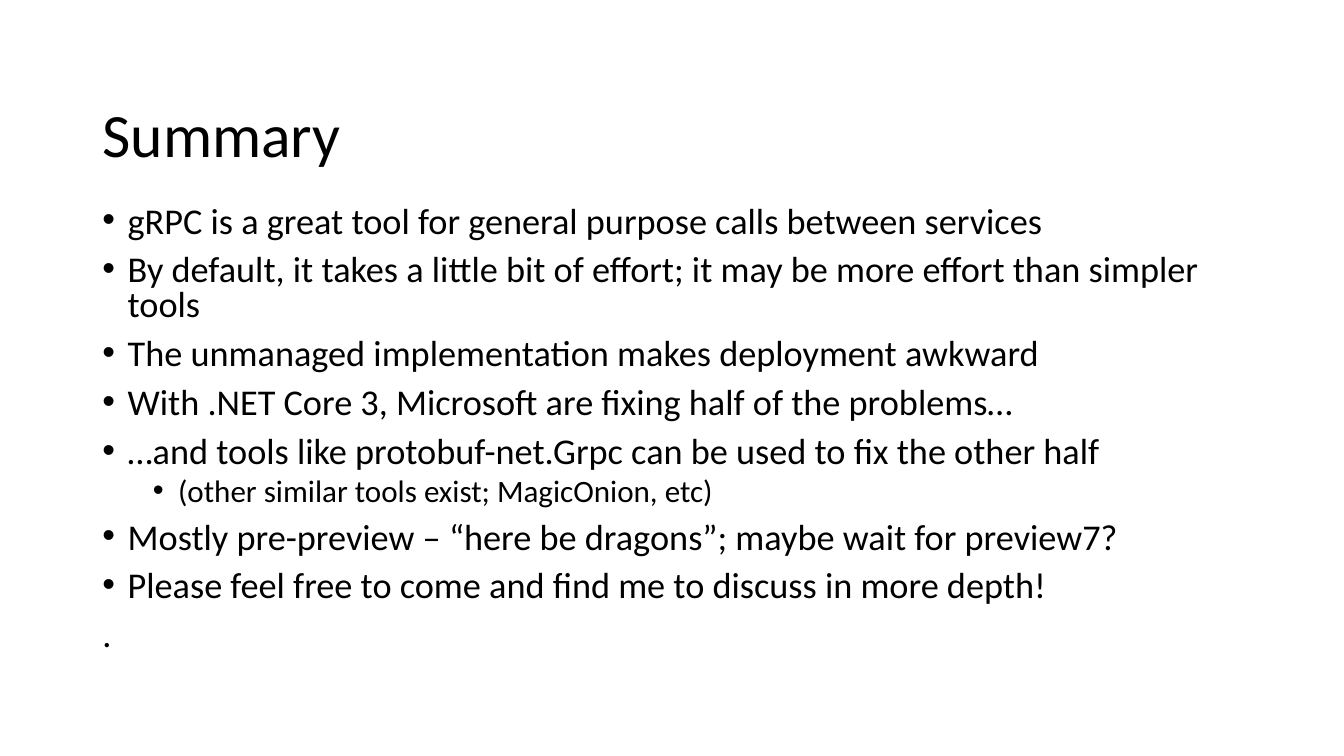
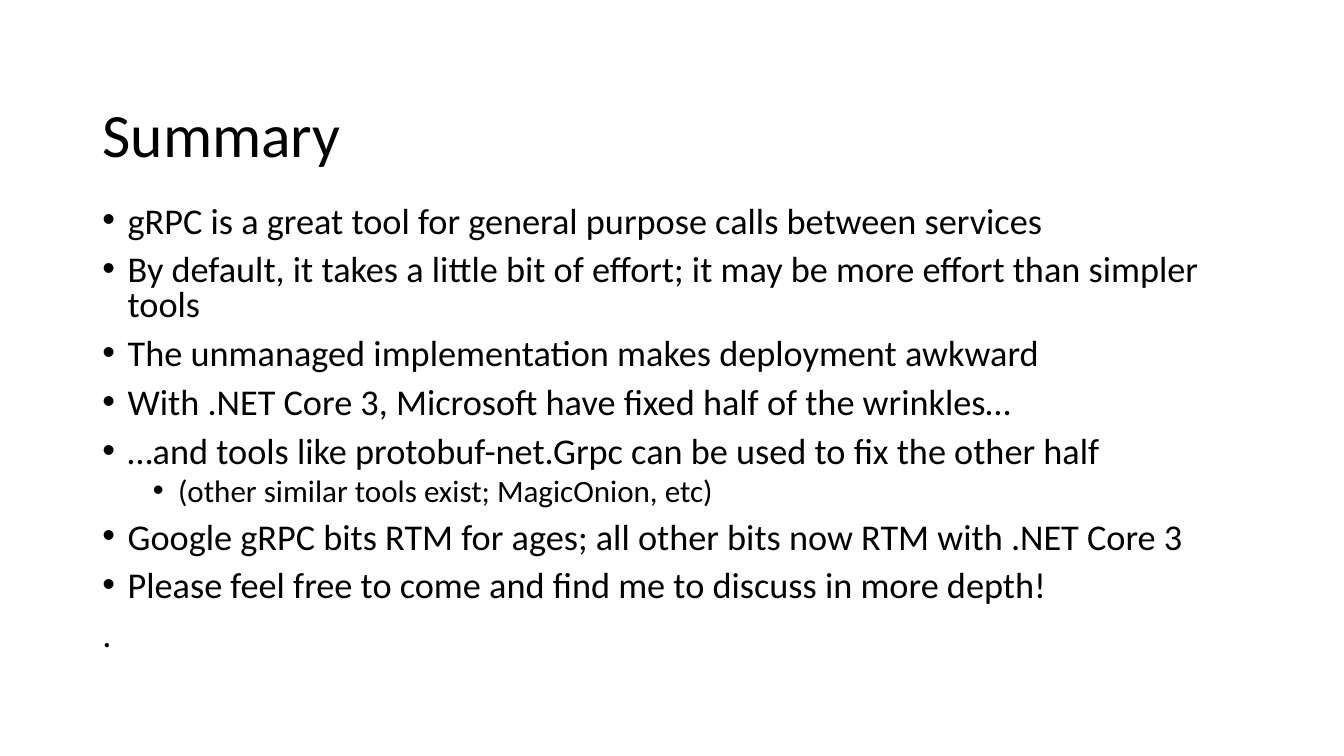
Before and after one commit to protobuf-net/protobuf-net.Grpc, a slide deck: slide 35 of docs/talks/gRPC nologo.pptx. Drawn at 1344x756 pixels with LibreOffice and Linux fonts; fonts in the diff are those of the drawing. Boxes give left, top, right and bottom in pixels: in the first picture for what was removed or moved away, otherwise in the second. Text is boxed around its words. In the diff, an @@ line names an element or a change of style, - is before the commit and + after.

Commit message:
update pptx for RTM

```diff
--- a/docs/talks/gRPC nologo.pptx
+++ b/docs/talks/gRPC nologo.pptx
@@ text at (128,389,1011,420): text changed @@
-• With .NET Core 3, Microsoft are fixing half of the problems…
+• With .NET Core 3, Microsoft have fixed half of the wrinkles…
@@ text at (128,524,1182,557): text changed @@
-• Mostly pre-preview – “here be dragons”; maybe wait for preview7?
+• Google gRPC bits RTM for ages; all other bits now RTM with .NET Core 3
```
Also in this commit, not shown: 2 other slides changed.
